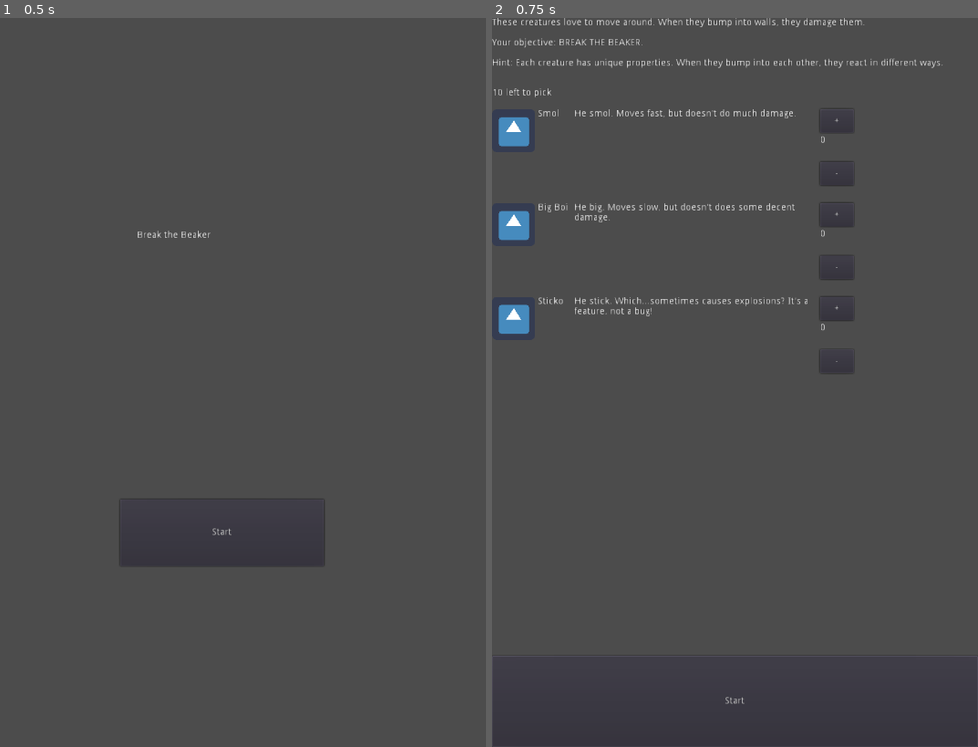
Above: before the commit, frames 1-2 (left to right).
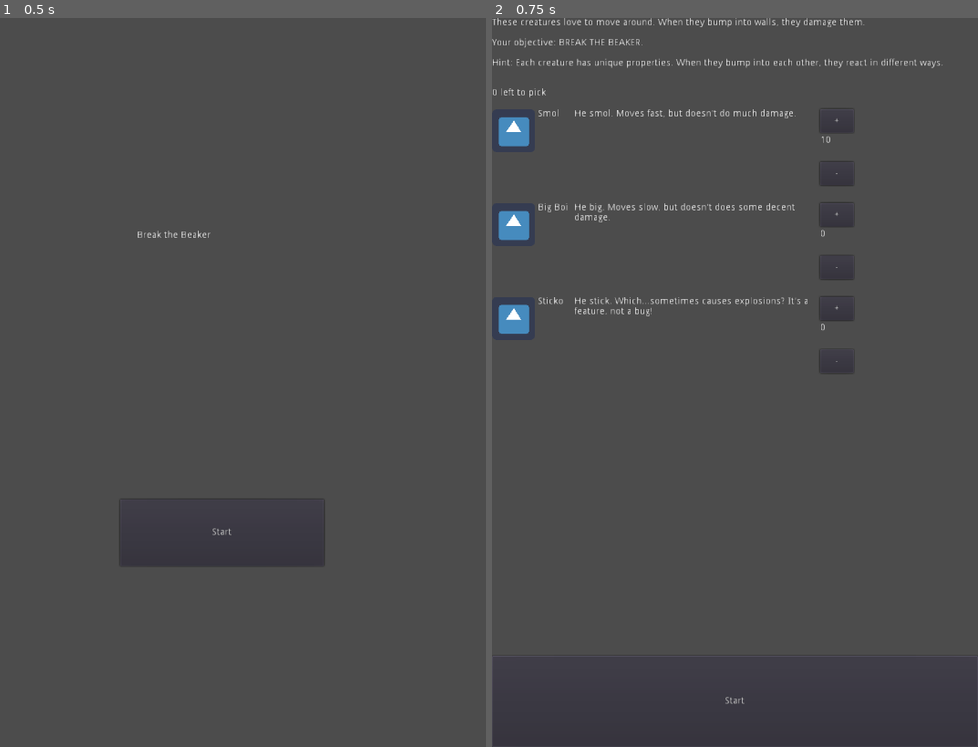
Above: after the commit, the same moments.

Repository: HaywardMorihara/2021SepGameJam
Game: Godot game, scene res://menu/MainMenu.tscn
The game is run twice, just before and just after one commit, with the same random seed, the same clock (stepped at 60 frames per second) and the same inputs. The engine's default icon, where the game draws it, is replaced by a stand-in: a white triangle on a blue panel in a dark square.
Inputs:
- Up to frame 1 (0.5 s): no input
- Up to frame 2 (0.75 s): click "Start" at 0.5 s

Frame 1 is identical in both runs. In frame 2, less than 0.1% of the frame differs, in the area x 0-70%, y 9-18%.

Commit message:
Screen shake

Diff:
--- a/Global.gd
+++ b/Global.gd
@@ -6,7 +6,7 @@
 	"CreatureSmall.tscn": {
 		"name": "Smol",
 		"description": "He smol. Moves fast, but doesn't do much damage.",
-		"count": 0
+		"count": 10
 	},
 	"CreatureLarge.tscn": {
 		"name": "Big Boi",
--- a/game/Game.gd
+++ b/game/Game.gd
@@ -66,6 +66,7 @@
 	match current_state:
 		GameState.PLAYING:
 			$Beaker.apply_damage(damage)
+			$ShakeCamera2D.add_trauma(0.2 * damage)
 		GameState.WON:
 			pass
 		GameState.LOST:
--- a/game/Game.tscn
+++ b/game/Game.tscn
@@ -1,8 +1,9 @@
-[gd_scene load_steps=4 format=2]
+[gd_scene load_steps=5 format=2]
 
 [ext_resource path="res://game/Game.gd" type="Script" id=1]
 [ext_resource path="res://game/beaker/Beaker.tscn" type="PackedScene" id=2]
 [ext_resource path="res://Text.tscn" type="PackedScene" id=3]
+[ext_resource path="res://game/ShakeCamera2D.gd" type="Script" id=4]
 
 [node name="Game" type="Node2D"]
 script = ExtResource( 1 )
@@ -64,6 +65,12 @@
 wait_time = 10.0
 one_shot = true
 
+[node name="ShakeCamera2D" type="Camera2D" parent="."]
+position = Vector2( 360, 540 )
+rotating = true
+current = true
+script = ExtResource( 4 )
+
 [connection signal="pressed" from="RetryButton" to="." method="_on_RetryButton_pressed"]
 [connection signal="pressed" from="ReselectButton" to="." method="_on_ReselectButton_pressed"]
 [connection signal="pressed" from="MainMenuButton" to="." method="_on_MainMenuButton_pressed"]
--- /dev/null
+++ b/game/ShakeCamera2D.gd
@@ -0,0 +1,58 @@
+extends Camera2D
+
+# Done following https://kidscancode.org/godot_recipes/2d/screen_shake/
+
+# Started at 0.8
+export var decay = 1.0 # How quickly the shaking stops [0, 1].
+
+# Started at 100, 75
+export var max_offset = Vector2(5, 10)  # Maximum hor/ver shake in pixels
+
+export var max_roll = 0.05 # Maximum rotation in radians (use sparingly)
+
+# So you can palce an instance of this camera anywhere you like and set the target node it will follow (if we make this node a scene)
+#export var (NodePath) var target # Assign the node this camera will follow
+
+var trauma = 0.0 # Current shake strength
+
+var trauma_power = 2 # Trauma exponent. Use [2, 3]
+
+# trauma_power is the relationship between `trauma` and the actual movement of the camera.
+# Square or cube is usually the best
+
+
+onready var noise = OpenSimplexNoise.new()
+var noise_y = 0
+
+
+func _ready():
+	randomize()
+	noise.seed = randi()
+	noise.period = 4
+	noise.octaves = 2
+
+
+# Call to start or increase shaking. Pass it a value from [0,1]
+func add_trauma(amount):
+	trauma = min(trauma + amount, 1.0)
+
+
+func _process(delta):
+#	if target:
+#		# Move the camera to track its target.
+#		global_position = get_node(target).global_position
+	if trauma:
+		trauma = max(trauma - decay * delta, 0)
+		shake()
+
+
+func shake():
+	var amount = pow(trauma, trauma_power)
+#	rotation = max_roll * amount * rand_range(-1, 1)
+#	offset.x = max_offset.x * amount * rand_range(1, 1)
+#	offset.y = max_offset.y * amount * rand_range(-1, 1)
+
+	noise_y += 1
+	rotation = max_roll * amount * noise.get_noise_2d(noise.seed, noise_y)
+	offset.x = max_offset.x * amount * noise.get_noise_2d(noise.seed*2, noise_y)
+	offset.y = max_offset.y * amount * noise.get_noise_2d(noise.seed*3, noise_y)
